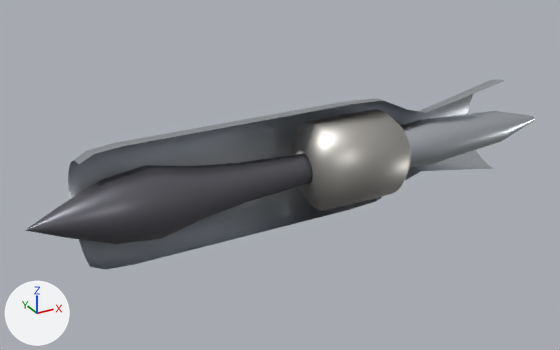
An edit to the glTF model app/static/models/jet_engine_ramjet.glb, drawn before and after from the same camera.
One viewpoint serves both versions: a camera (50 mm lens) standing at (-1.26, -5.41, 2.7) and looking at (1.84, 0.22, -0.12). Arrows for +X, +Y and +Z are at lower left; the lights stay in place. The first picture is the older version.

Objects in the first picture: 'RJ_CentreBody', 'RJ_Cowl', 'RJ_LinerOuter', 'RJ_Spike', 'RJ_TailCone'.
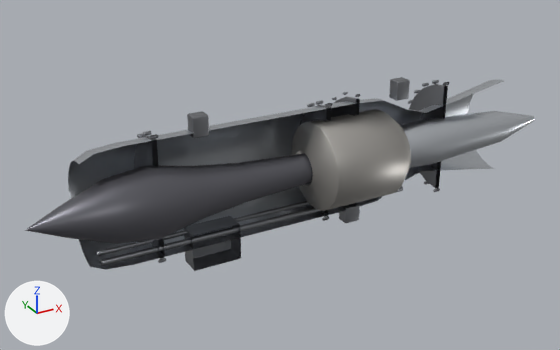
Edits to the bpy script that builds the scene:
```text
Add mat_m_detail:
    mat_m_detail = principled_material('M_Detail')
    mat_m_detail.base_color = (0.27, 0.28, 0.3)  # grey #8e9095
    mat_m_detail.metallic = 1.0
    mat_m_detail.roughness = 0.42
Change me_rj_linerouter:
    used by ob_rj_linerouter; location = (0.0, 0.0, 0.0)
    remove me_rj_linerouter.from_pydata(...)  # 384 vertices, 576 faces; spans x 1.95..2.9, y -0.4..0.4, z -0.4..0.4
    add me_rj_linerouter.from_pydata(...)  # 576 vertices, 960 faces; spans x 1.95..2.9, y -0.4..0.4, z -0.4..0.4
    me_rj_linerouter part 1: 16 vertices moved within x 2.06, y -0.392..0.392, z -0.392..0.392; 80 vertices removed from x 2.06, y -0.4..0.4, z -0.4..0.4; 272 vertices added at x 2.059..2.063, y -0.4..0.4, z -0.4..0.4
Add me_engine_detail:
    me_engine_detail.from_pydata(...)  # 5800 vertices, 11246 faces; spans x 0.1..3.54, y 0.0..0.59, z -0.73..0.65
    me_engine_detail.materials.append(mat_m_detail)  # grey #8e9095
Add ob_engine_detail:
    ob_engine_detail = bpy.data.objects.new('Engine_Detail', me_engine_detail)
    ob_engine_detail.location = (0.0, 0.0, 0.0)
```

Changed parts and their boxes (x1, y1, x2, y2) in the pictures (560 x 350 px):
'Engine_Detail', added
    after: (97, 77, 449, 271)
part 1 of me_rj_linerouter, reshaped
    both: (292, 112, 407, 211)
